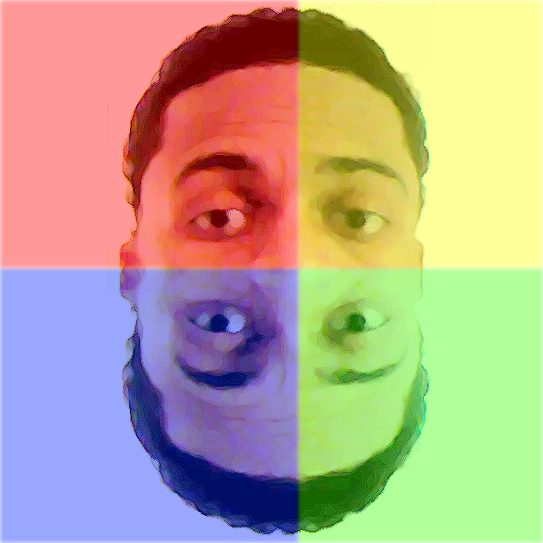
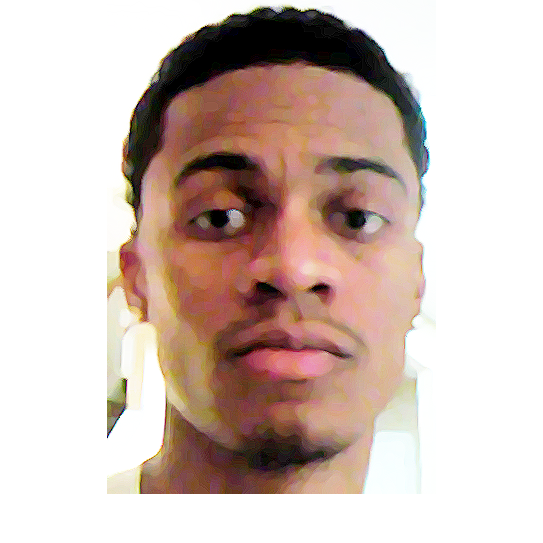
Layer changes from the first w=543, h=543 image to the second:
hid group "overlay" (4 layers) over [0, 0, 543, 543]
hid "Layer 1 copy 6" over [0, 0, 543, 543]
hid "Layer 1 copy 5" over [0, 0, 543, 543]
showed "Layer 1 copy 2", painted on it over [0, 0, 543, 543]
